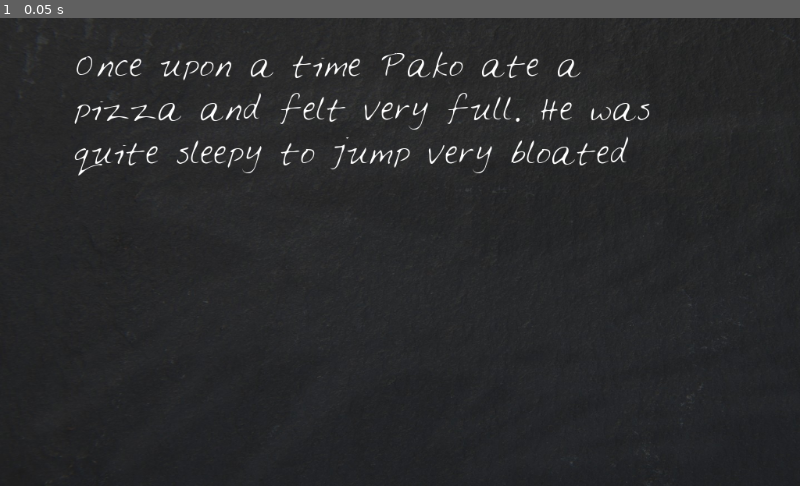
Above: before the commit, frame 1.
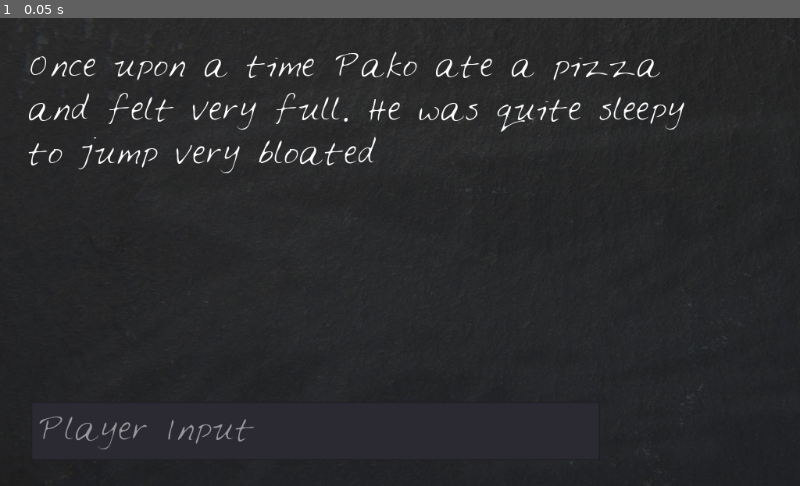
Above: after the commit, the same moment.

Repository: psstoyanov/Looney_Lips
Game: Godot game, scene res://LooneyLips.tscn
The game is run twice, just before and just after one commit, with the same random seed, the same clock (stepped at 60 frames per second) and the same inputs.
Inputs:
- Up to frame 1 (0.05 s): no input

The runs differ from the first frame. In frame 1, 4.0% of the frame differs, in the area x 3-86%, y 7-93%.

Commit message:
S2L10 - Text From Player
Add LineEdit field for player input
Use Signal to pass the player input to the LooneyLips script

Diff:
--- a/LooneyLips.gd
+++ b/LooneyLips.gd
@@ -4,5 +4,8 @@
 	var promt = ["Pako", "pizza", "full","sleepy","jump","bloated"]
 	var story = "Once upon a time %s ate a %s and felt very %s. He was quite %s to %s very %s"
 
-	$Blackboard/StoryText.bbcode_text = story % promt
+	$Blackboard/StoryText.text = story % promt
 	print(story % promt)
+
+func _on_LineEdit_text_entered(new_text):
+	$Blackboard/StoryText.text = new_text
--- a/LooneyLips.tscn
+++ b/LooneyLips.tscn
@@ -39,10 +39,10 @@
 anchor_top = 0.0
 anchor_right = 0.0
 anchor_bottom = 0.0
-margin_left = 93.0
+margin_left = 34.0
 margin_top = 36.0
-margin_right = 923.0
-margin_bottom = 519.0
+margin_right = 925.0
+margin_bottom = 460.0
 rect_pivot_offset = Vector2( 0, 0 )
 rect_clip_content = true
 mouse_filter = 0
@@ -50,7 +50,7 @@
 size_flags_horizontal = 1
 size_flags_vertical = 1
 custom_fonts/normal_font = SubResource( 1 )
-bbcode_enabled = true
+bbcode_enabled = false
 bbcode_text = "Placeholder text"
 visible_characters = -1
 percent_visible = 1.0
@@ -61,4 +61,33 @@
 scroll_following = false
 selection_enabled = false
 override_selected_font_color = false
-_sections_unfolded = [ "BBCode", "custom_fonts" ]
+_sections_unfolded = [ "custom_fonts" ]
+
+[node name="LineEdit" type="LineEdit" parent="Blackboard" index="1"]
+
+anchor_left = 0.0
+anchor_top = 0.0
+anchor_right = 0.0
+anchor_bottom = 0.0
+margin_left = 40.0
+margin_top = 492.0
+margin_right = 768.0
+margin_bottom = 567.0
+rect_pivot_offset = Vector2( 0, 0 )
+rect_clip_content = false
+focus_mode = 2
+mouse_filter = 0
+mouse_default_cursor_shape = 1
+size_flags_horizontal = 1
+size_flags_vertical = 1
+custom_fonts/font = SubResource( 1 )
+focus_mode = 2
+context_menu_enabled = true
+placeholder_text = "Player Input"
+placeholder_alpha = 0.6
+caret_blink = false
+caret_blink_speed = 0.65
+caret_position = 0
+_sections_unfolded = [ "Placeholder", "custom_fonts" ]
+
+[connection signal="text_entered" from="Blackboard/LineEdit" to="." method="_on_LineEdit_text_entered"]
